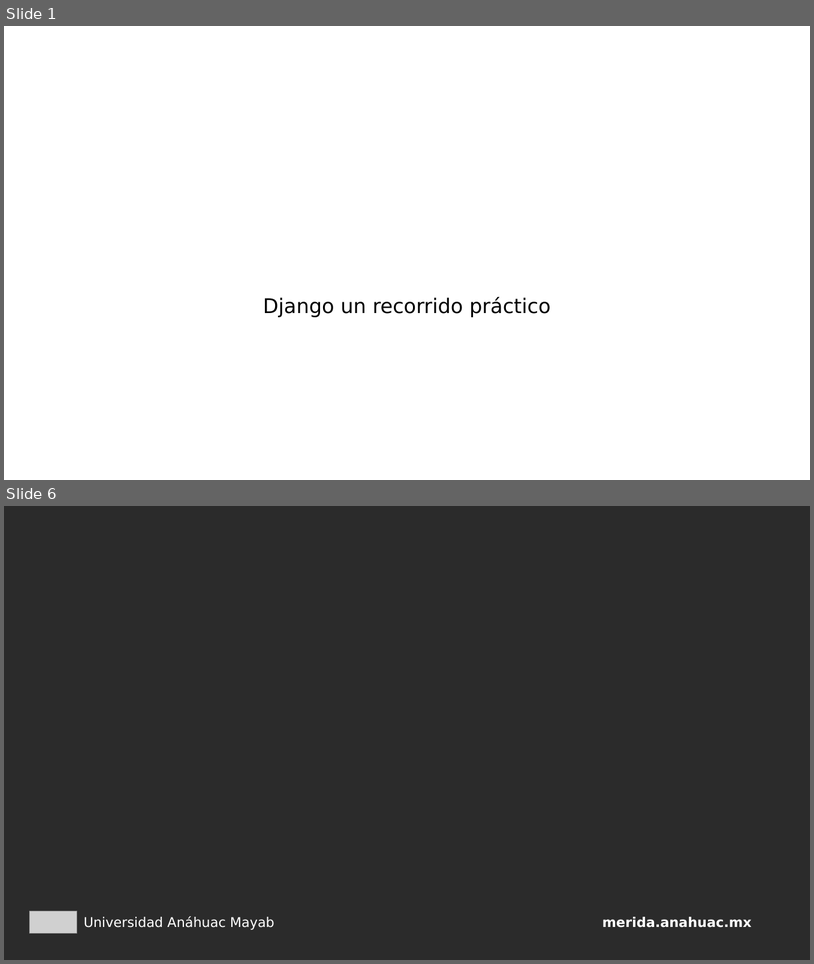
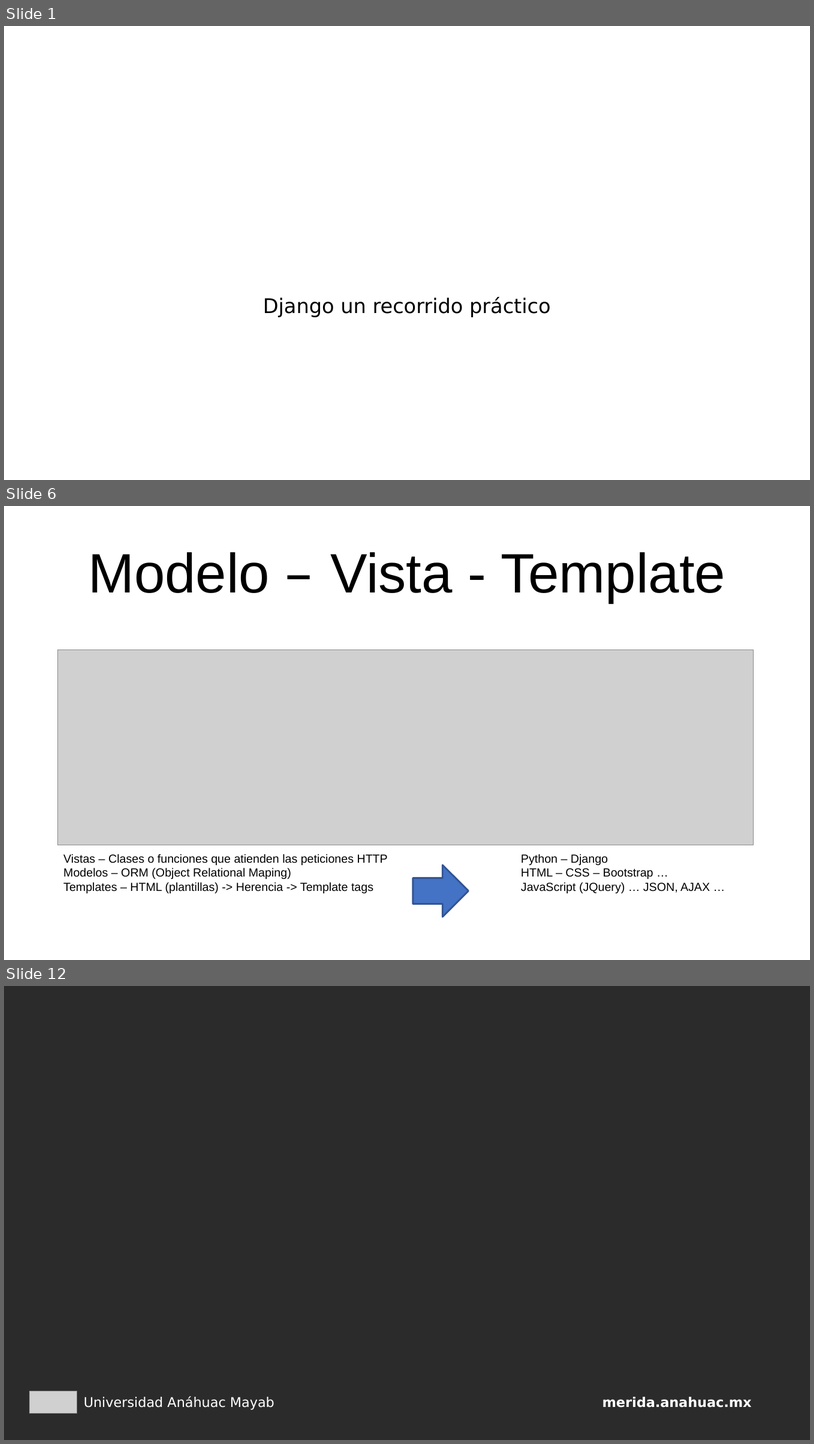
Before and after one commit to franvazgom/masterClassCBV, a slide deck: docs/MasterClassEnero2026_2.pptx. Shown one above the other, each under a label of ours: slides 1 and 6 before the commit, slides 1, 6 and 12 after it; the slides between them are not shown. The pictures are 814x964 and 814x1444 pixels, drawn with LibreOffice and Linux fonts; fonts in the diff are those of the drawing; grey boxes stand for pictures; background and template pictures are left out; a plain dark background stands for a picture behind light text. Boxes give left, top, right and bottom in pixels: in the first picture for what was removed or moved away, otherwise in the second. Text is boxed around its words. In the diff, an @@ line names an element or a change of style, - is before the commit and + after.

```diff
--- a/docs/MasterClassEnero2026_2.pptx
+++ b/docs/MasterClassEnero2026_2.pptx
@@ slide 6 added at (x1=4, y1=506, x2=810, y2=960), background picture (left out) @@
@@ title added at (x1=88, y1=552, x2=726, y2=603), 66 pt, text #000000 @@
+Modelo – Vista - Template
@@ picture added at (x1=58, y1=650, x2=754, y2=845) @@
@@ text added at (x1=63, y1=853, x2=388, y2=893), 14 pt, text #000000 @@
+Vistas – Clases o funciones que atienden las peticiones HTTP
+Modelos – ORM (Object Relational Maping)
+Templates – HTML (plantillas) -> Herencia -> Template tags
@@ right arrow added at (x1=414, y1=865, x2=469, y2=917), fill #4472C4, outline #325491 2 pt @@
@@ text added at (x1=521, y1=853, x2=710, y2=893), 14 pt, text #000000 @@
+Python – Django
+HTML – CSS – Bootstrap …
+JavaScript (JQuery) … JSON, AJAX …
@@ what was slide 6 is now slide 12 @@
```
Also in this commit, not shown: 1 slide changed, 8 other slides added, 3 slides removed, 1 other file.
